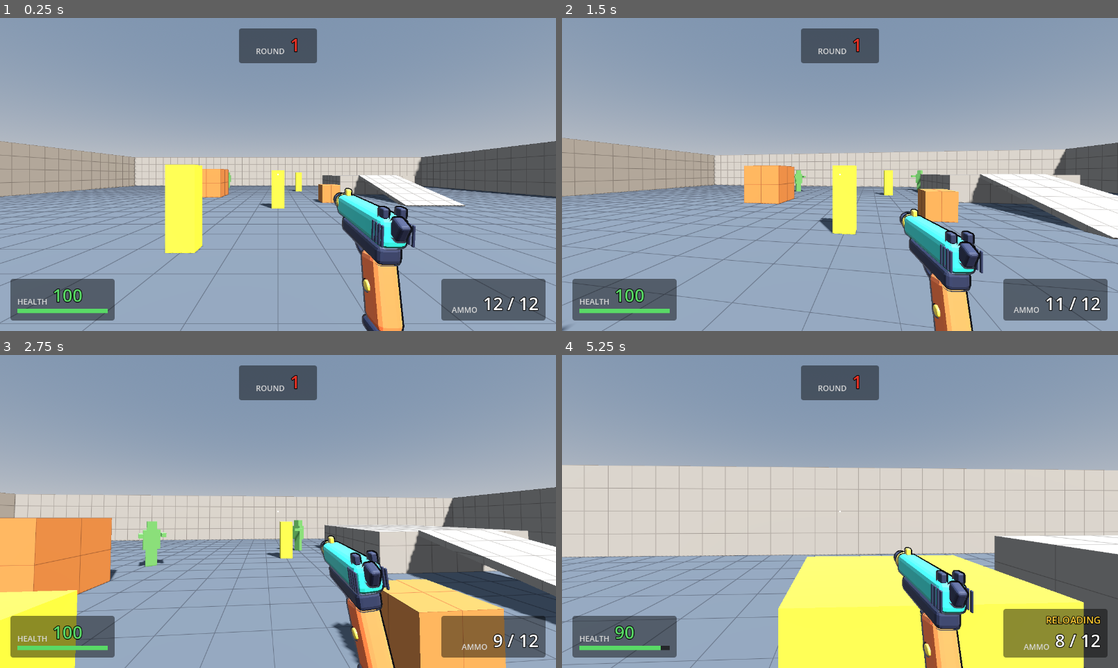
Above: before the commit, frames 1-4 (two rows, left to right).
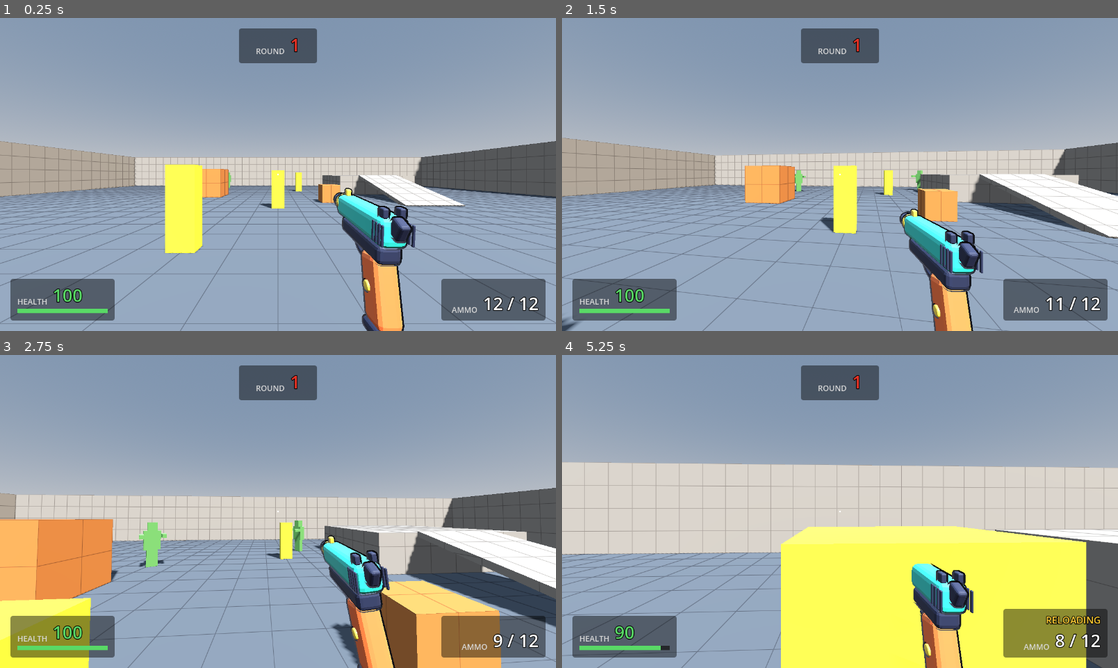
Above: after the commit, the same moments.

Repository: juanakajuan/zombie-survival-fps
Game: Godot game, scene res://levels/test_range.tscn
The game is run twice, just before and just after one commit, with the same random seed, the same clock (stepped at 60 frames per second) and the same inputs.
Inputs (mouse positions are in pixels of both pictures, inside the frame that each line leads up to):
- Up to frame 1 (0.25 s): no input
- Up to frame 2 (1.5 s): tap Enter (restart) at 0.5 s; move the mouse to (867, 174) at 0.52 s; press the mouse at (867, 174) at 0.53 s; hold W (move_forward) from 0.53 s (still down); tap Space (jump) at 0.77, 0.8, 1.07, 1.35 s; move the mouse to (812, 174) at 1.27 s; release the mouse at (812, 174) at 1.28 s
- Up to frame 3 (2.75 s): keep holding W (move_forward); tap Space (jump) at 1.52, 1.82, 2.3 s; click (250, 511) at 1.55 s; move the mouse to (289, 505) at 2.02 s; hold Ctrl (crouch) from 2.03 s (still down); click (289, 505) at 2.17 s
- Up to frame 4 (5.25 s): keep holding W (move_forward); move the mouse to (834, 517) at 2.77 s; release Ctrl (crouch) at 2.78 s; click (834, 517) at 2.85 s; tap Space (jump) at 3.02, 3.32, 3.77, 3.8, 4.07, 4.52, 4.82 s; move the mouse to (878, 514) at 3.52 s; hold Shift (sprint) 3.53-4.28 s; click (878, 514) at 3.67 s; tap R (reload) at 4.15 s; move the mouse to (795, 508) at 4.27 s; click (795, 508) at 4.35 s; move the mouse to (845, 511) at 5.02 s; hold Space (jump) from 5.03 s (still down); click (845, 511) at 5.17 s

The runs differ from the first frame. In frame 1, less than 0.1% of the frame differs, in the area x 41-42%, y 52-55%; in frame 2, 2.9%; in frame 3, 6.9%; in frame 4, 17%, in the area x 0-100%, y 34-100%.

Commit message:
fix: smooth the camera with physics interpolation
On a screen faster than 60 Hz, physics moved the player once every few
frames. The camera held still and then jumped, which looked like motion
blur when the player turned while moving.

Turn on physics interpolation. The camera is top level and follows the
interpolated head each frame, but takes the look angles directly, so the
mouse gets no extra lag. After each physics step the camera goes back to
the true head position, so shots start from the real head.

Diff:
--- a/player/player.gd
+++ b/player/player.gd
@@ -67,6 +67,16 @@
 	body.mesh = _body_mesh
 	_stand_height = _shape.height
 	_stand_head_height = head.position.y
+	# Physics moves the body 60 times a second. On a faster screen the camera would hold still for some frames
+	# and then jump, which looks like blur. So the camera follows the interpolated head, but it takes the look
+	# angles as they are, because interpolating them would make the mouse lag by one physics tick.
+	camera.top_level = true
+	camera.physics_interpolation_mode = Node.PHYSICS_INTERPOLATION_MODE_OFF
+	_place_camera(head.global_position)
+
+
+func _process(_delta: float) -> void:
+	_place_camera(head.get_global_transform_interpolated().origin)
 
 
 func _unhandled_input(event: InputEvent) -> void:
@@ -107,6 +117,9 @@
 	else:
 		_accelerate(wish_dir, minf(target_speed, air_speed_cap), target_speed, air_acceleration, delta)
 	move_and_slide()
+	# The weapon is a child of the camera and fires in its own _physics_process, after this one.
+	# This puts the shot at the true head position, not the one drawn on screen.
+	_place_camera(head.global_position)
 
 
 ## Applies a mouse delta in pixels. Moving the mouse right turns right, and moving it up looks up.
@@ -117,6 +130,7 @@
 	rotation.y -= relative.x * mouse_sensitivity
 	var max_pitch := deg_to_rad(max_pitch_degrees)
 	head.rotation.x = clampf(head.rotation.x - relative.y * mouse_sensitivity, -max_pitch, max_pitch)
+	camera.global_basis = _look_basis()
 
 
 ## True while on the floor, not crouched, with the sprint action held and the move input pointing forward.
@@ -138,6 +152,14 @@
 	Input.mouse_mode = Input.MOUSE_MODE_VISIBLE
 	weapon.trigger_enabled = false
 	died.emit()
+
+
+func _place_camera(origin: Vector3) -> void:
+	camera.global_transform = Transform3D(_look_basis(), origin)
+
+
+func _look_basis() -> Basis:
+	return Basis.from_euler(Vector3(head.rotation.x, rotation.y, 0.0))
 
 
 func _move_input() -> Vector2:
--- a/project.godot
+++ b/project.godot
@@ -99,4 +99,6 @@
 
 [physics]
 
+common/physics_jitter_fix=0.0
 3d/physics_engine="Jolt Physics"
+common/physics_interpolation=true
--- a/tests/player/test_player.gd
+++ b/tests/player/test_player.gd
@@ -242,6 +242,22 @@
 	assert_true(forward.x > 0.1, "mouse right turns right, got forward.x=%s" % forward.x)
 
 
+func test_camera_stays_on_the_head_while_walking_and_turning() -> void:
+	assert_true(get_tree().physics_interpolation, "physics interpolation is on, so the camera moves smoothly on fast screens")
+	var player := await spawn_player(Vector3.ZERO, SETTLE_FRAMES)
+	var camera := player.camera
+	Input.action_press("move_forward")
+	for _i: int in 20:
+		player.look(Vector2(10.0, 0.0))
+		await physics_frames(1)
+		await get_tree().process_frame
+	assert_true(player.global_position.length() > 1.0, "player walked, got %s" % player.global_position)
+	assert_true(camera.global_position.distance_to(player.head.global_position) < 0.2, "camera is at the head")
+	var forward := -camera.global_basis.z
+	var facing := -player.global_basis.z
+	assert_almost_eq(forward.dot(facing), 1.0, 0.001, "camera faces where the player faces")
+
+
 func test_camera_is_the_active_camera() -> void:
 	var player := await spawn_player(Vector3.ZERO, SETTLE_FRAMES)
 	var camera := player.camera
